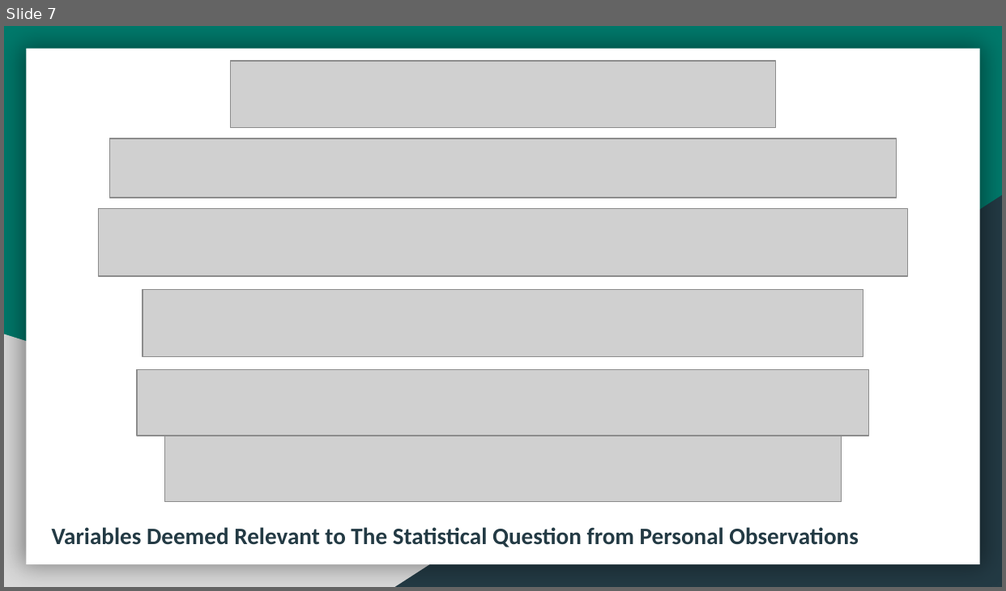
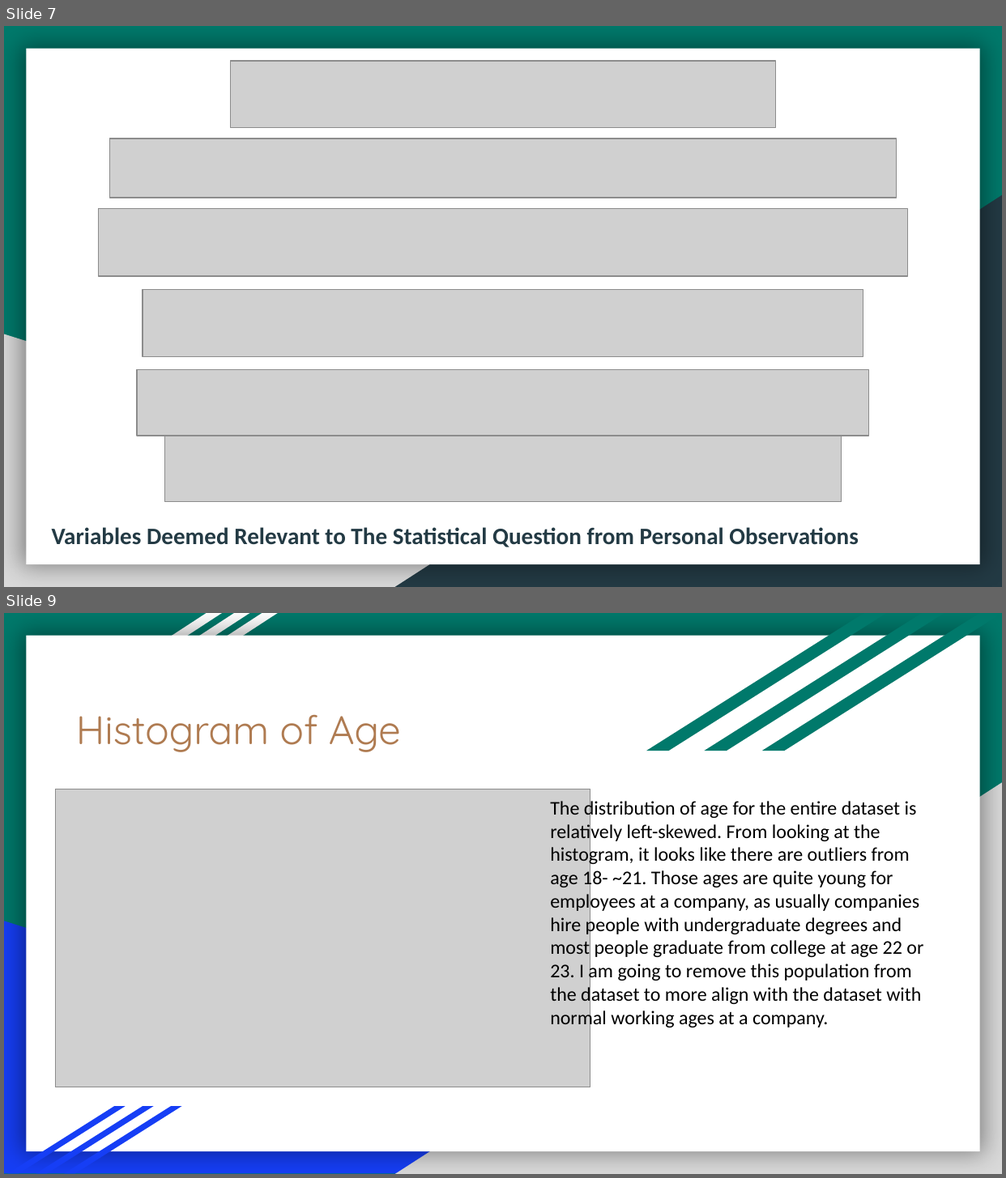
Before and after one commit to phillipseb/DSC530, a slide deck: ThinkStats2-master/final/Employee Attrition - DSC530 Final.pptx. Shown one above the other, each under a label of ours: slide 7 before the commit, slides 7 and 9 after it; the slides between them are not shown. The pictures are 1006x591 and 1006x1178 pixels, drawn with LibreOffice and Linux fonts; fonts in the diff are those of the drawing; grey boxes stand for pictures. Boxes give left, top, right and bottom in pixels: in the first picture for what was removed or moved away, otherwise in the second. Text is boxed around its words. In the diff, an @@ line names an element or a change of style, - is before the commit and + after.

```diff
--- a/ThinkStats2-master/final/Employee Attrition - DSC530 Final.pptx
+++ b/ThinkStats2-master/final/Employee Attrition - DSC530 Final.pptx
@@ slide 9 added at (4,613,1002,1174), background #00796B; not listed: 1 template element that a slide beside it also shows @@
@@ parallelogram added at (32,613,222,726), fill #FFFFFF @@
@@ parallelogram added at (60,613,249,726), fill #FFFFFF @@
@@ parallelogram added at (87,613,278,726), fill #FFFFFF @@
@@ parallelogram added at (646,613,886,751), fill #00796B @@
@@ parallelogram added at (705,613,944,751), fill #00796B @@
@@ parallelogram added at (762,613,1002,751), fill #00796B @@
@@ title added at (76,715,401,752), 28.8 pt, text #AF7B51 @@
+Histogram of Age
@@ right triangle added at (395,782,1002,1174), fill #D9D9D9 @@
@@ picture added at (56,789,590,1087) @@
@@ text added at (550,798,923,1029), 14 pt, text #000000 @@
+The distribution of age for the entire dataset is relatively left-skewed. From looking at the histogram, it looks like there are outliers from age 18- ~21. Those ages are quite young for employees at a company, as usually companies hire people with undergraduate degrees and most people graduate from college at age 22 or 23. I am going to remove this population from the dataset to more align with the dataset with normal working ages at a company.
@@ right triangle added at (4,922,808,1174), fill #163EF5 @@
@@ parallelogram added at (8,1107,126,1174), fill #163EF5 @@
@@ parallelogram added at (36,1107,154,1174), fill #163EF5 @@
@@ parallelogram added at (64,1107,181,1174), fill #163EF5 @@
```
Also in this commit, not shown: 1 slide changed, 29 other slides added.
